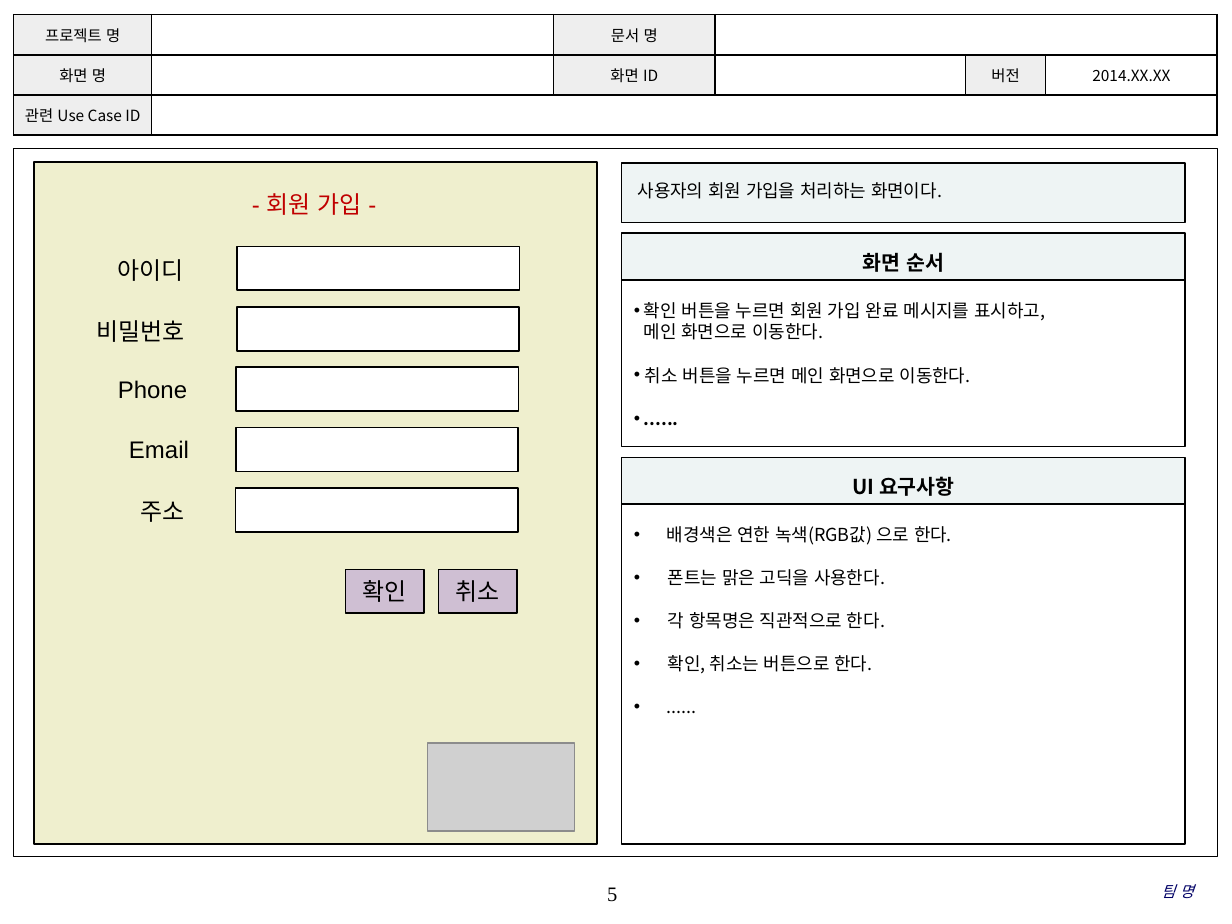
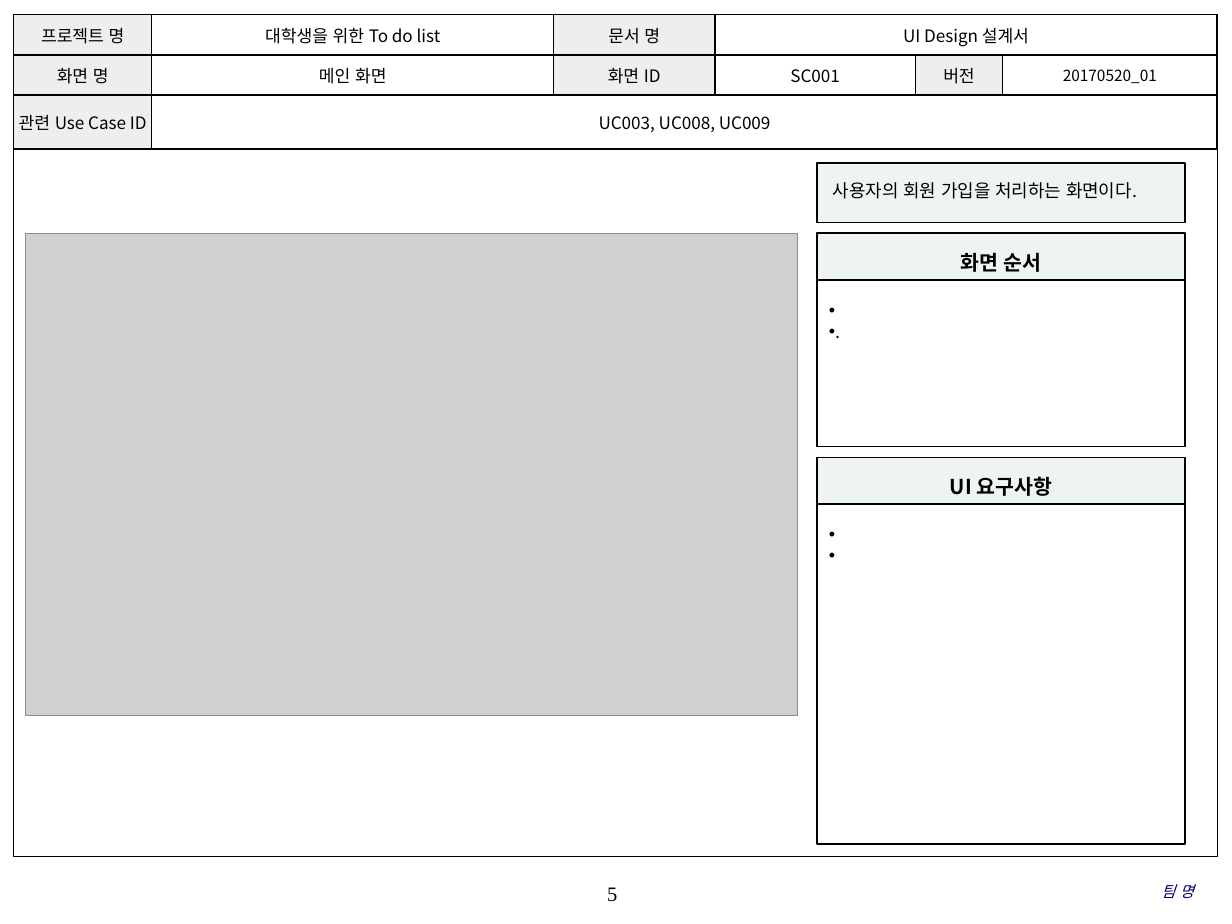
Before and after one commit to SE-admin/SE2017_4_tuna, a slide deck: slide 5 of doc/3_ 설계서/UI Design 설계서.pptx. Drawn at 1232x924 pixels with LibreOffice and Linux fonts; fonts in the diff are those of the drawing; grey boxes stand for pictures; background and template pictures are left out. Boxes give left, top, right and bottom in pixels: in the first picture for what was removed or moved away, otherwise in the second. Text is boxed around its words. In the diff, an @@ line names an element or a change of style, - is before the commit and + after.

Commit message:
doc/3_ 설계서/UI Design 설계서.pptx UI Design 설계서_4_tuna_김태현_20170520_01 프로그램 화면 설계에 필요한 팝업 창 추가

```diff
--- a/doc/3_ 설계서/UI Design 설계서.pptx
+++ b/doc/3_ 설계서/UI Design 설계서.pptx
@@ table at <box>14,15,1217,142</box> @@
-row 1, column 2: 
+row 1, column 2: 대학생을 위한 To do list
-row 1, column 4: 
+row 1, column 4: UI Design 설계서
-row 2: 화면 명 |  | 화면 ID |  | 버전 | 2014.XX.XX
+row 2: 화면 명 | 메인 화면 | 화면 ID | SC001 | 버전 | 20170520_01
-row 3, column 2: 
+row 3, column 2: UC003, UC008, UC009
@@ size 9 to 10 pt in "프로젝트 명", "문서 명", "화면 명", "화면 ID" and 2 more places @@
@@ rectangle "사용자의 회원 가입을 처리하는 화면이다.": place and size @@
-rectangle "사용자의 회원 가입을 처리하는 화면이다." at <box>622,163,1186,222</box>
+rectangle "사용자의 회원 가입을 처리하는 화면이다." at <box>817,163,1185,222</box>
@@ picture added at <box>26,233,797,715</box> @@
@@ rectangle "화면 순서": place and size @@
-rectangle "화면 순서" at <box>622,233,1186,280</box>
+rectangle "화면 순서" at <box>817,233,1185,280</box>
@@ rectangle ".": place and size @@
-rectangle "." at <box>622,280,1186,446</box>
+rectangle "." at <box>817,280,1185,446</box>
@@ text in rectangle at <box>644,302,1045,384</box>: text changed @@
-• 확인 버튼을 누르면 회원 가입 완료 메시지를 표시하고,
-메인 화면으로 이동한다.
-• 취소 버튼을 누르면 메인 화면으로 이동한다.
-• ......
+• .
@@ rectangle "UI 요구사항": place and size @@
-rectangle "UI 요구사항" at <box>622,457,1186,504</box>
+rectangle "UI 요구사항" at <box>817,457,1185,504</box>
@@ rectangle: place and size @@
-rectangle at <box>622,504,1186,844</box>
+rectangle at <box>817,504,1185,844</box>
@@ text in rectangle at <box>667,526,952,674</box>: text removed @@
-• 배경색은 연한 녹색(RGB값) 으로 한다.
-• 폰트는 맑은 고딕을 사용한다.
-• 각 항목명은 직관적으로 한다.
-• 확인, 취소는 버튼으로 한다.
-• ......
@@ group removed at <box>33,163,598,844</box>: 8 rectangles, 6 texts, 1 picture @@
-확인
-- 회원 가입 -
-아이디
-비밀번호
-Phone
-Email
-주소
-취소
```
Also in this commit, not shown: 3 other slides changed, 10 slides added.
